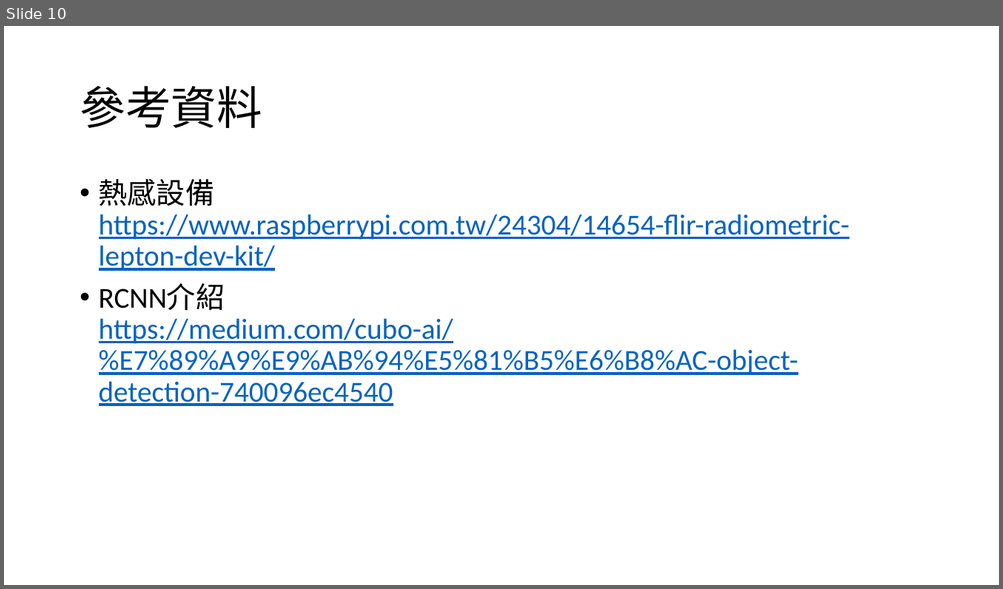
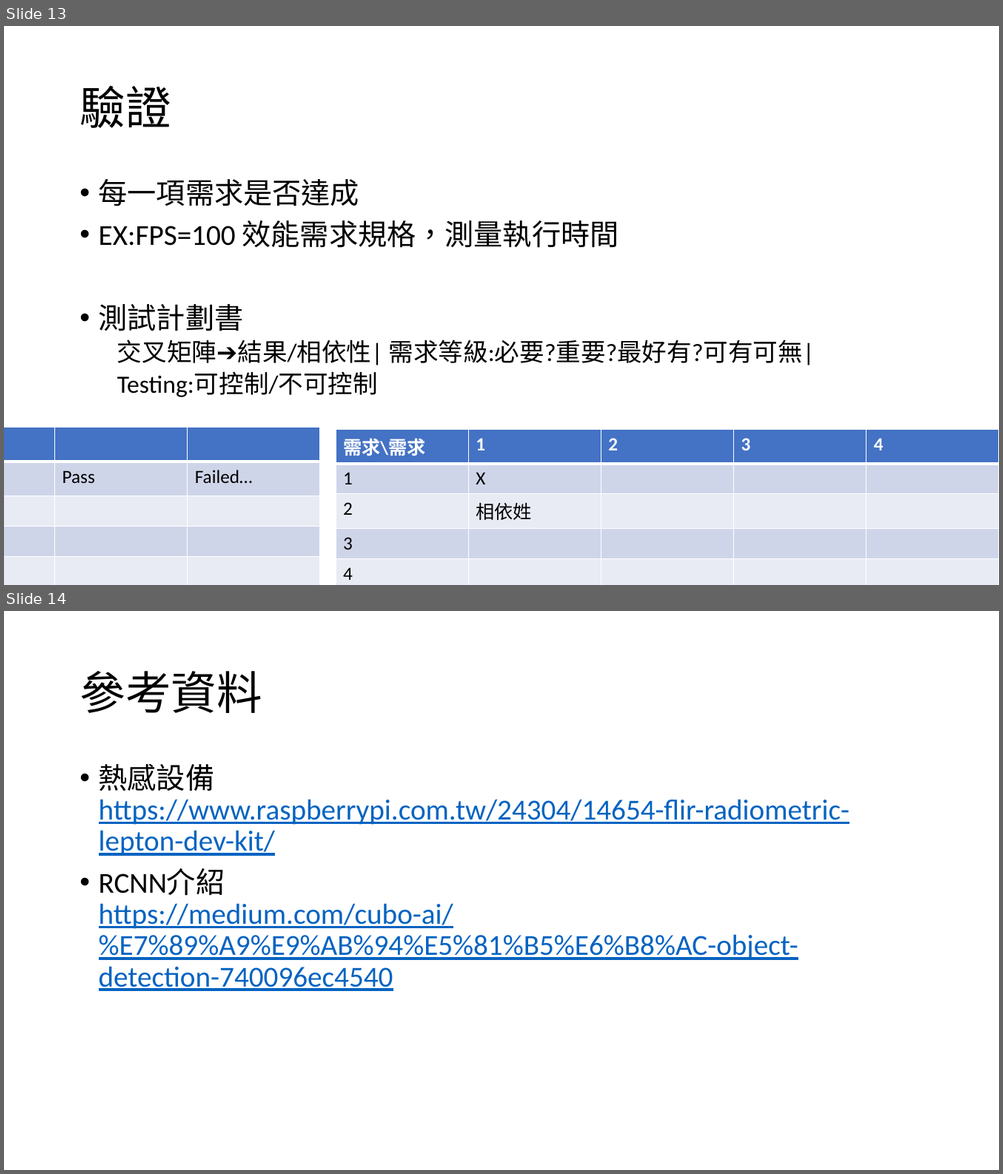
Before and after one commit to HsuTengHsiung/Image-processing, a slide deck: 000.作業紀錄/人體溫度判斷.pptx. Shown one above the other, each under a label of ours: slide 10 before the commit, slides 13 and 14 after it. The pictures are 1003x589 and 1003x1174 pixels, drawn with LibreOffice and Linux fonts; fonts in the diff are those of the drawing. Boxes give left, top, right and bottom in pixels: in the first picture for what was removed or moved away, otherwise in the second. Text is boxed around its words. In the diff, an @@ line names an element or a change of style, - is before the commit and + after.

```diff
--- a/000.作業紀錄/人體溫度判斷.pptx
+++ b/000.作業紀錄/人體溫度判斷.pptx
@@ slide 13 added at [4,26,999,585], background #FFFFFF @@
@@ title added at [79,85,170,128], 44 pt, text #000000 @@
+驗證
@@ text added at [99,179,814,397], 24 pt, text #000000 @@
+• 每一項需求是否達成
+• EX:FPS=100 效能需求規格，測量執行時間
+• 測試計劃書
+  交叉矩陣➔結果/相依性| 需求等級:必要?重要?最好有?可有可無|
+  Testing:可控制/不可控制
@@ table added at [4,427,320,578], 5 rows, 3 columns @@
+需求 |  | 
+結果 | Pass | Failed…
+ |  | 
+ |  | 
+ |  | 
@@ table added at [336,429,999,583], 5 rows, 5 columns @@
+需求\需求 | 1 | 2 | 3 | 4
+1 | X |  |  | 
+2 | 相依姓 |  |  | 
+3 |  |  |  | 
+4 |  |  |  | 
@@ what was slide 10 is now slide 14 @@
```
Also in this commit, not shown: 6 slides changed, 3 other slides added.
